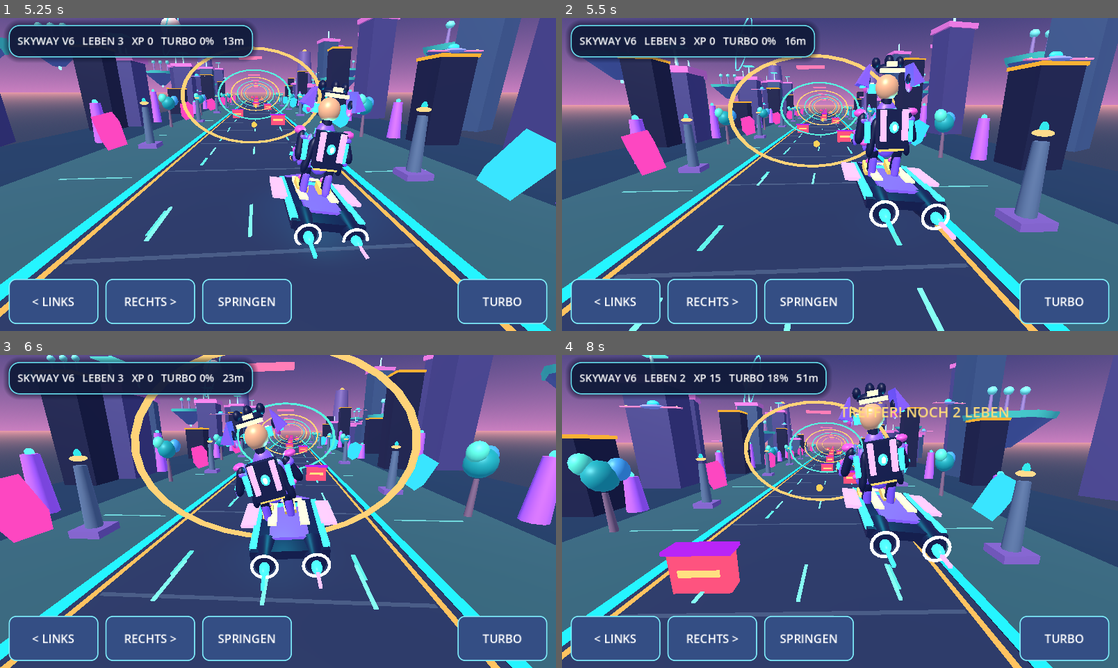
Above: before the commit, frames 1-4 (two rows, left to right).
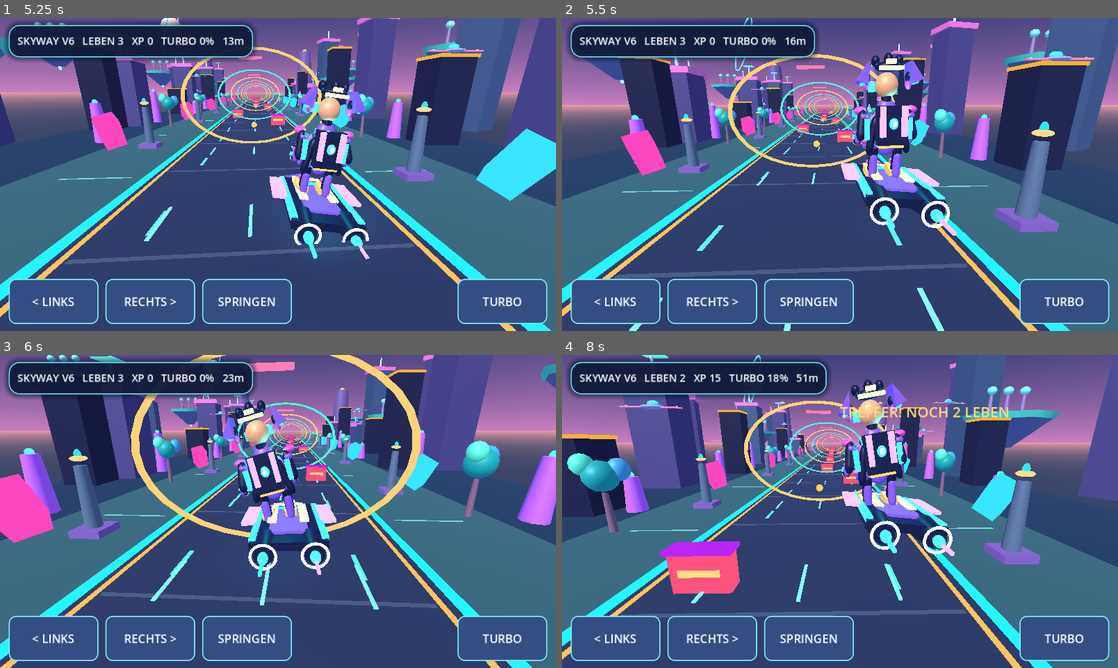
Above: after the commit, the same moments.

Repository: mtothek0703/learnquest-unity-web
Game: Godot game, scene res://main.tscn
Same seed, same stepped clock (60 frames per second), same inputs: the game is played once before the commit and once after it.
Inputs:
- Up to frame 1 (5.25 s): click "RECHTS >" at 0.5 s; click "SPRINGEN" at 1.25 s; click "TURBO" at 2 s; click "−" at 2.75 s; click "+" at 3.5 s; click "RENNEN STARTEN" at 4.25 s; hold Right from 5.03 s (still down)
- Up to frame 2 (5.5 s): keep holding Right; tap Space at 5.27 s
- Up to frame 3 (6 s): release Right at 5.78 s; hold S from 5.78 s (still down)
- Up to frame 4 (8 s): tap Space at 6.02, 7.52 s; release S at 6.53 s; hold Right from 6.53 s (still down)

Frame 1 is identical in both runs. In frame 2, 2.0% of the frame differs, in the area x 50-71%, y 11-71%; in frame 3, 3.5%; in frame 4, 3.7%, in the area x 49-71%, y 7-69%.

Commit message:
feat(godot): wire standalone rider character scene into existing racing game

Diff:
--- a/godot/world.gd
+++ b/godot/world.gd
@@ -122,8 +122,8 @@
             cube(road_marks, Vector3(side * 1.8, -0.025, z), Vector3(0.15, 0.05, 3.4), Color("#ad62ff"), true)
 
     # A dedicated, articulated hero with its own hoverboard and procedural animation.
-    var hero_script = preload("res://hover_hero.gd")
-    rider = hero_script.new()
+    var rider_scene: PackedScene = preload("res://rider_character.tscn")
+    rider = rider_scene.instantiate()
     rider.name = "Animated Hover Hero"
     rider.position = Vector3(0, 0, 0.2)
     rider.scale = Vector3(1.55, 1.55, 1.55)
